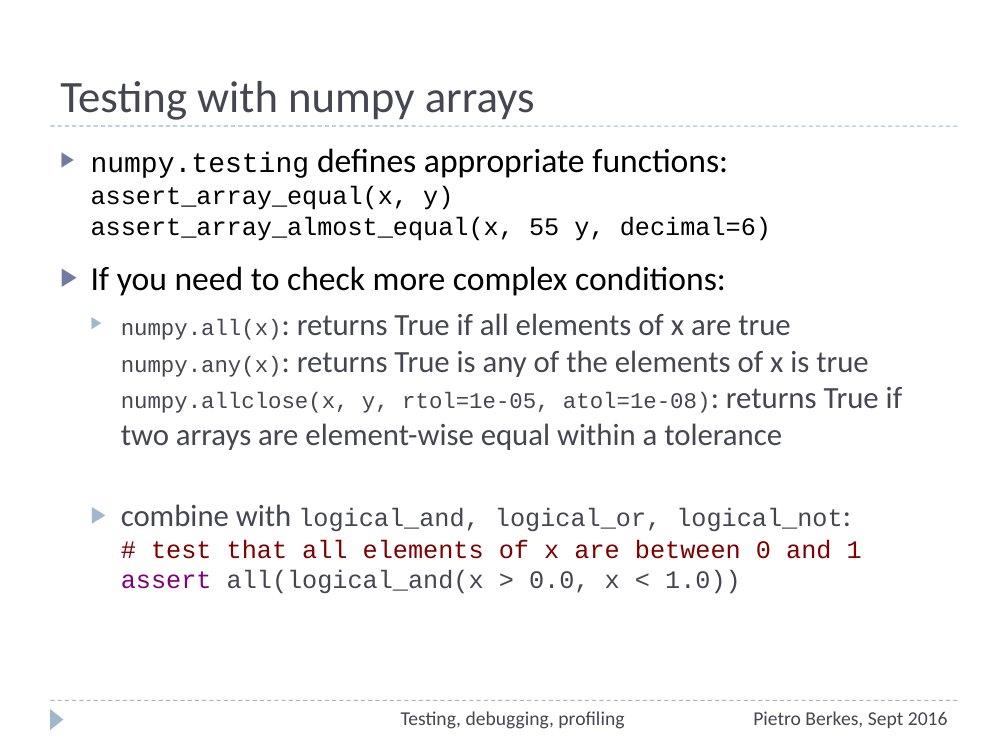
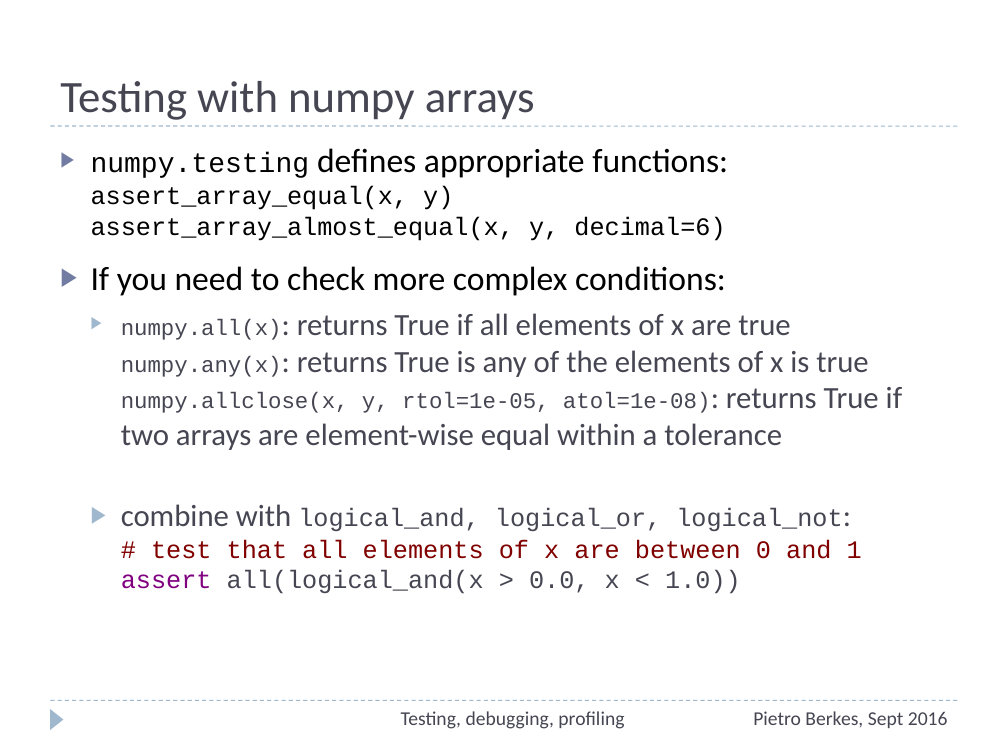
Before and after one commit to ASPP/testing_debugging_profiling, a slide deck: slide 28 of testing-debugging-profiling.pptx. Drawn at 1008x756 pixels with LibreOffice and Linux fonts; fonts in the diff are those of the drawing. Boxes give left, top, right and bottom in pixels: in the first picture for what was removed or moved away, otherwise in the second. Text is boxed around its words. In the diff, an @@ line names an element or a change of style, - is before the commit and + after.

```diff
--- a/testing-debugging-profiling.pptx
+++ b/testing-debugging-profiling.pptx
@@ text at bbox=[91, 148, 728, 241]: text changed @@
-▶ numpy.testing defines appropriate functions:
-  assert_array_equal(x, y)
-  assert_array_almost_equal(x, 55 y, decimal=6)
+▶ numpy.testing defines appropriate functions:
+  assert_array_equal(x, y)
+  assert_array_almost_equal(x, y, decimal=6)
```
Also in this commit, not shown: 2 other slides changed, 1 slide removed.
